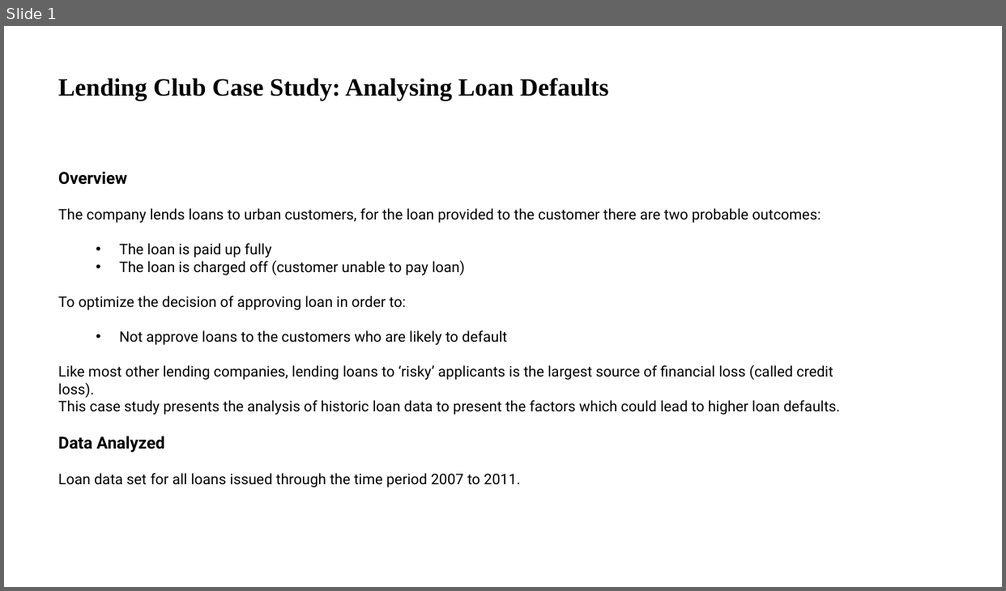
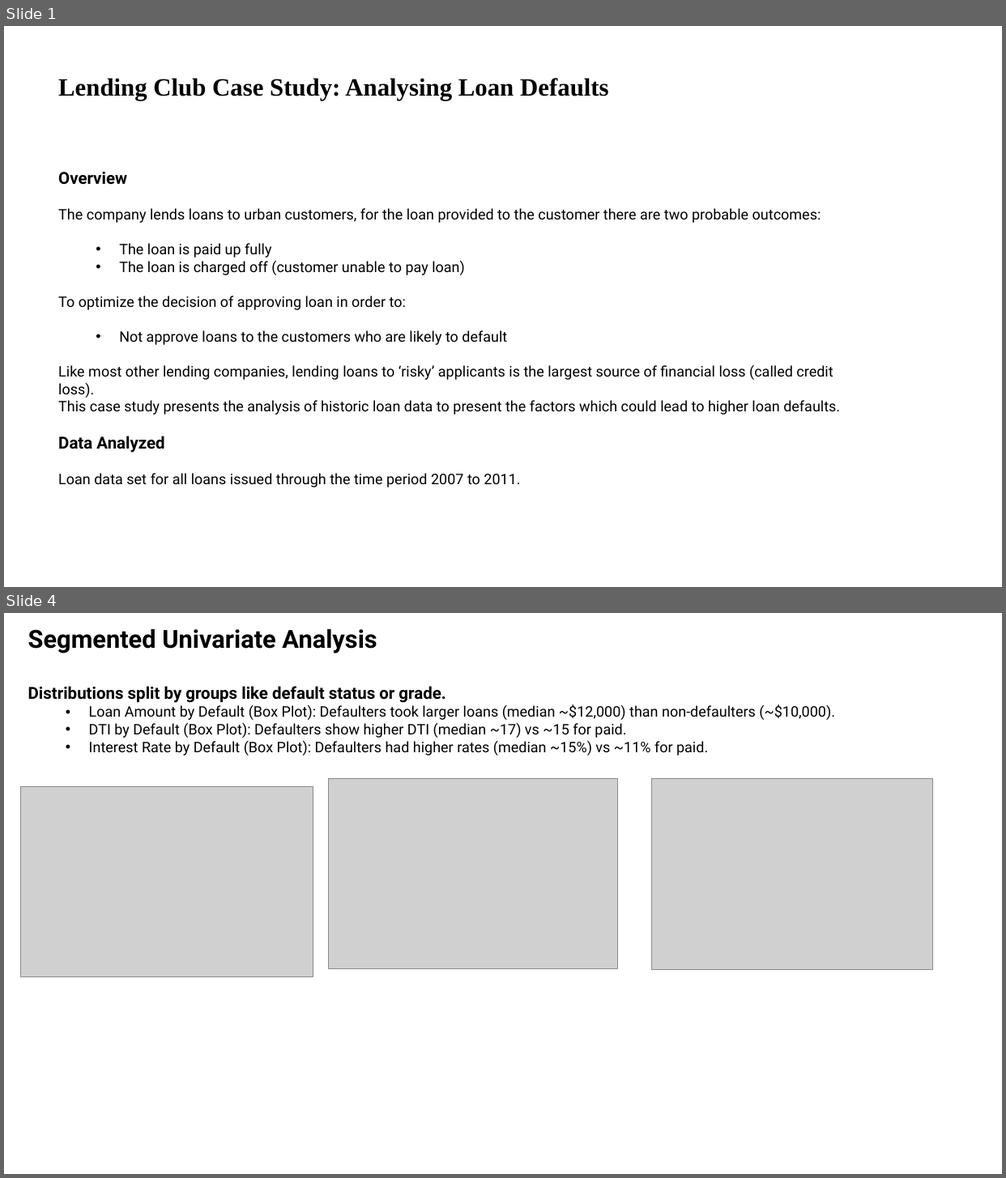
Before and after one commit to VFulara/LendingClubCaseStudy, a slide deck: Presentation.pptx. Shown one above the other, each under a label of ours: slide 1 before the commit, slides 1 and 4 after it; the slides between them are not shown. The pictures are 1006x591 and 1006x1178 pixels, drawn with LibreOffice and Linux fonts; fonts in the diff are those of the drawing; grey boxes stand for pictures. Boxes give left, top, right and bottom in pixels: in the first picture for what was removed or moved away, otherwise in the second. Text is boxed around its words. In the diff, an @@ line names an element or a change of style, - is before the commit and + after.

```diff
--- a/Presentation.pptx
+++ b/Presentation.pptx
@@ slide 4 added at (4, 613, 1002, 1174), background #FFFFFF @@
@@ text added at (28, 629, 835, 756), 14 pt, text #000000 @@
+Segmented Univariate Analysis
+Distributions split by groups like default status or grade.
+  • Loan Amount by Default (Box Plot): Defaulters took larger loans (median ~$12,000) than non-defaulters (~$10,000).
+  • DTI by Default (Box Plot): Defaulters show higher DTI (median ~17) vs ~15 for paid.
+  • Interest Rate by Default (Box Plot): Defaulters had higher rates (median ~15%) vs ~11% for paid.
@@ picture added at (328, 778, 617, 969) @@
@@ picture added at (651, 778, 932, 970) @@
@@ picture added at (20, 786, 313, 977) @@
```
Also in this commit, not shown: 1 slide changed, 7 other slides added, 1 slide removed, 1 other file.
